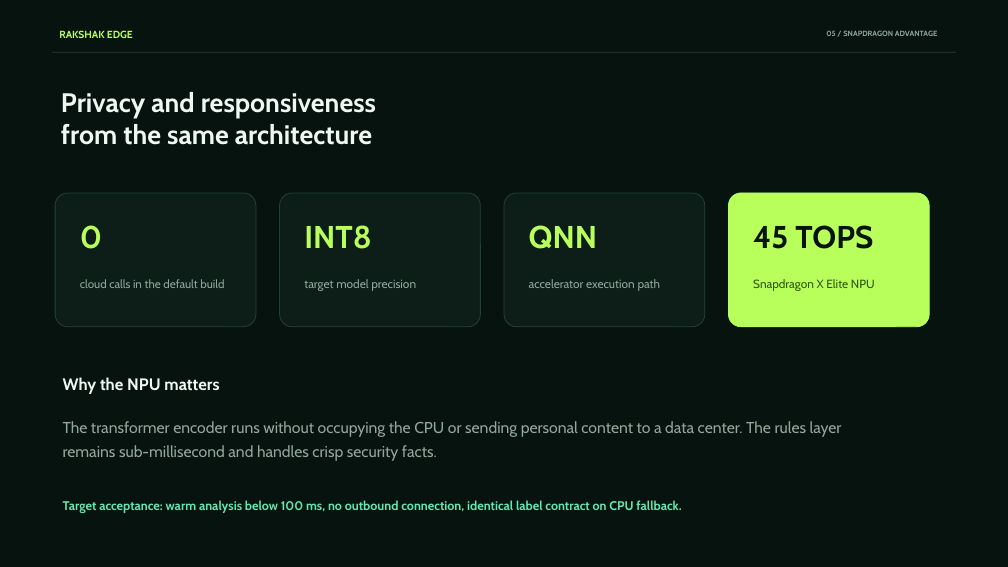
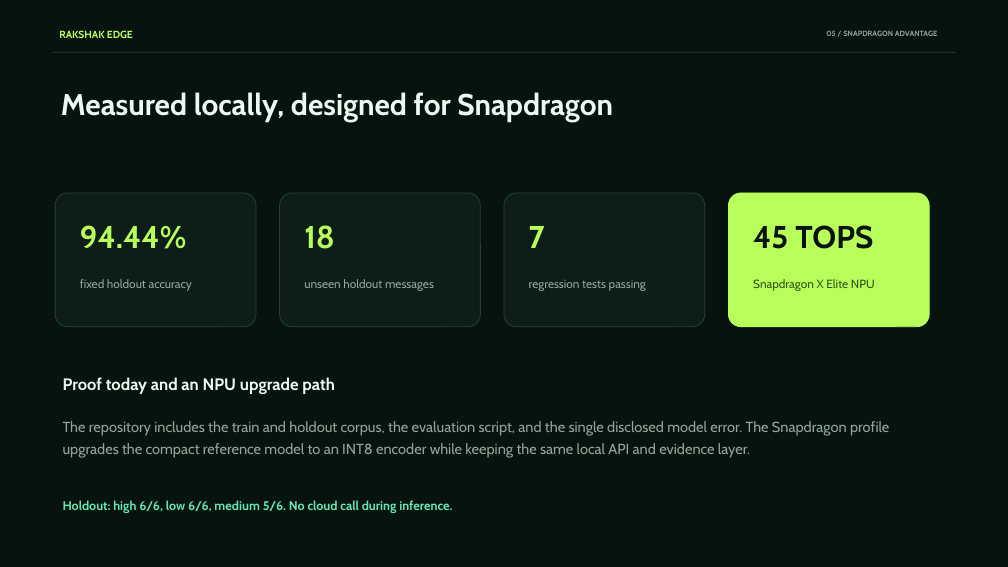
Before and after one commit to Hari2726h/Snapdragon-AI-Lab-Build-Present-Challenge-, a slide deck: slide 6 of submission/Rakshak_Edge_Pitch.pptx. Drawn at 1008x567 pixels with LibreOffice and Linux fonts; fonts in the diff are those of the drawing. Boxes give left, top, right and bottom in pixels: in the first picture for what was removed or moved away, otherwise in the second. Text is boxed around its words. In the diff, an @@ line names an element or a change of style, - is before the commit and + after.

Commit message:
Upgrade Rakshak Edge with trained local AI model

```diff
--- a/submission/Rakshak_Edge_Pitch.pptx
+++ b/submission/Rakshak_Edge_Pitch.pptx
@@ text at bbox=[61, 92, 613, 122]: text changed; size 25.5 to 28.5 pt @@
-Privacy and responsiveness
-from the same architecture
+Measured locally, designed for Snapdragon
@@ text at bbox=[80, 225, 186, 249]: text changed @@
-0
+94.44%
@@ text at bbox=[304, 225, 335, 249]: text changed @@
-INT8
+18
@@ text at bbox=[529, 226, 545, 248]: text changed @@
-QNN
+7
@@ text at bbox=[80, 279, 192, 291]: text changed; size 11.1 to 11.2 pt @@
-cloud calls in the default build
+fixed holdout accuracy
@@ text at bbox=[304, 279, 434, 291]: text changed @@
-target model precision
+unseen holdout messages
@@ text at bbox=[529, 280, 646, 291]: text changed @@
-accelerator execution path
+regression tests passing
@@ text at bbox=[63, 377, 334, 394]: text changed @@
-Why the NPU matters
+Proof today and an NPU upgrade path
@@ text at bbox=[63, 421, 889, 458]: text changed; size 15 to 14 pt @@
-The transformer encoder runs without occupying the CPU or sending personal content to a data center. The rules layer remains sub-millisecond and handles crisp security facts.
+The repository includes the train and holdout corpus, the evaluation script, and the single disclosed model error. The Snapdragon profile upgrades the compact reference model to an INT8 encoder while keeping the same local API and evidence layer.
@@ text at bbox=[63, 500, 452, 513]: text changed @@
-Target acceptance: warm analysis below 100 ms, no outbound connection, identical label contract on CPU fallback.
+Holdout: high 6/6, low 6/6, medium 5/6. No cloud call during inference.
```
Also in this commit, not shown: 3 other slides changed, 20 other files.
